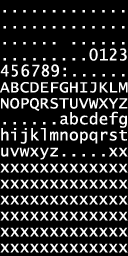
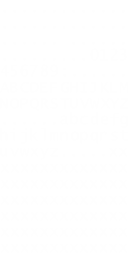
Layers edited between the first and the second 128x256 image:
painted on "................................................0123456789:...." over [0, 48, 128, 157]
hid "Layer 1" over [0, 0, 128, 256]
